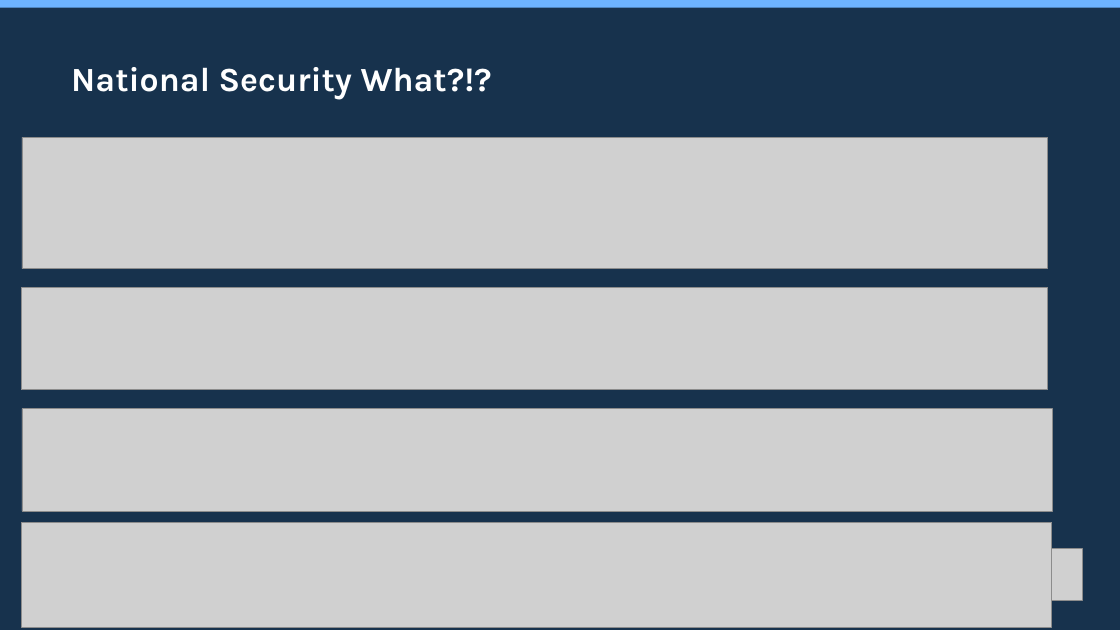
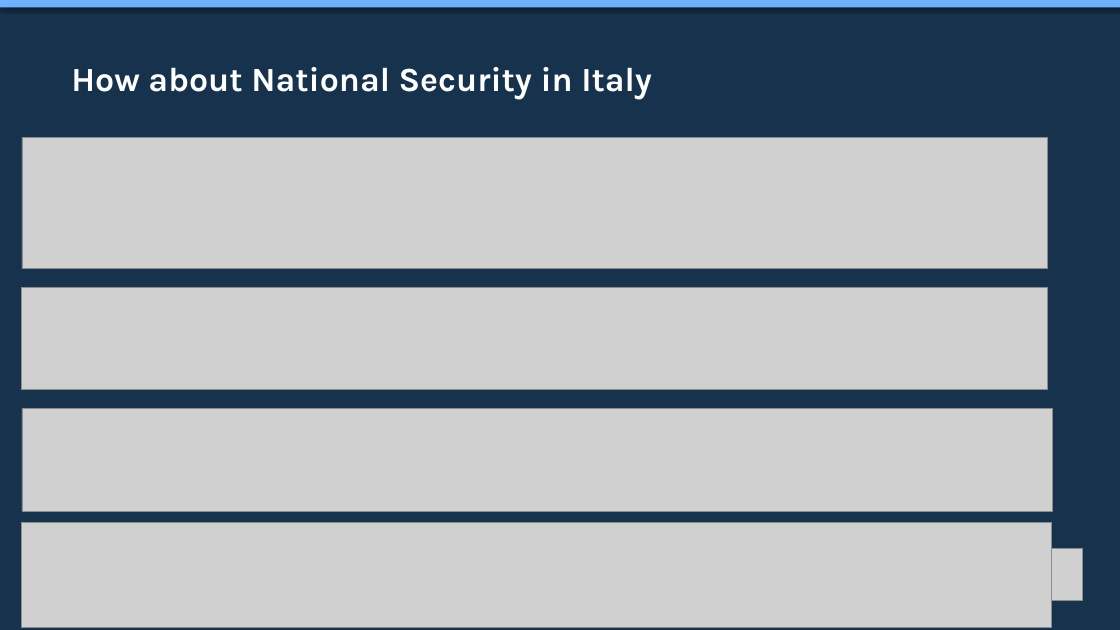
Before and after one commit to mxmap-it/osservatorio-nazionale-sovranita-digitale, a slide deck: slide 14 of static/slide/sfscon-2026-mxmap-italia.pptx (slide 13 before the commit). Drawn at 1120x630 pixels with LibreOffice and Linux fonts; fonts in the diff are those of the drawing; grey boxes stand for pictures. Boxes give left, top, right and bottom in pixels: in the first picture for what was removed or moved away, otherwise in the second. Text is boxed around its words. In the diff, an @@ line names an element or a change of style, - is before the commit and + after.

```diff
--- a/static/slide/sfscon-2026-mxmap-italia.pptx
+++ b/static/slide/sfscon-2026-mxmap-italia.pptx
@@ rectangle at (0,0,1120,8): shadow on @@
@@ text at (71,67,652,100): text changed @@
-National Security What?!?
+How about National Security in Italy
```
Also in this commit, not shown: 38 other slides changed, 3 slides added, 3 slides removed, 4 other files.
